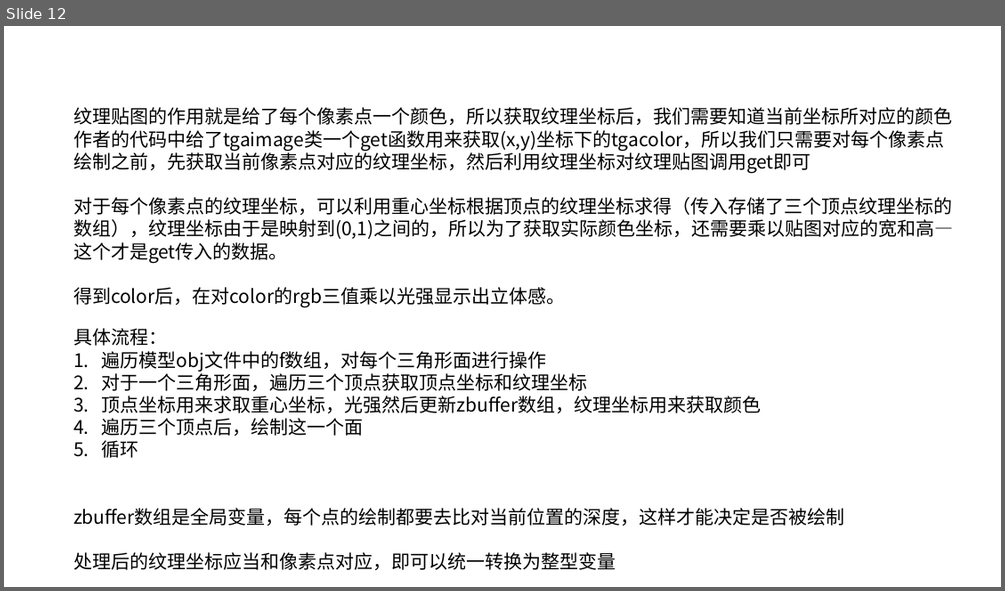
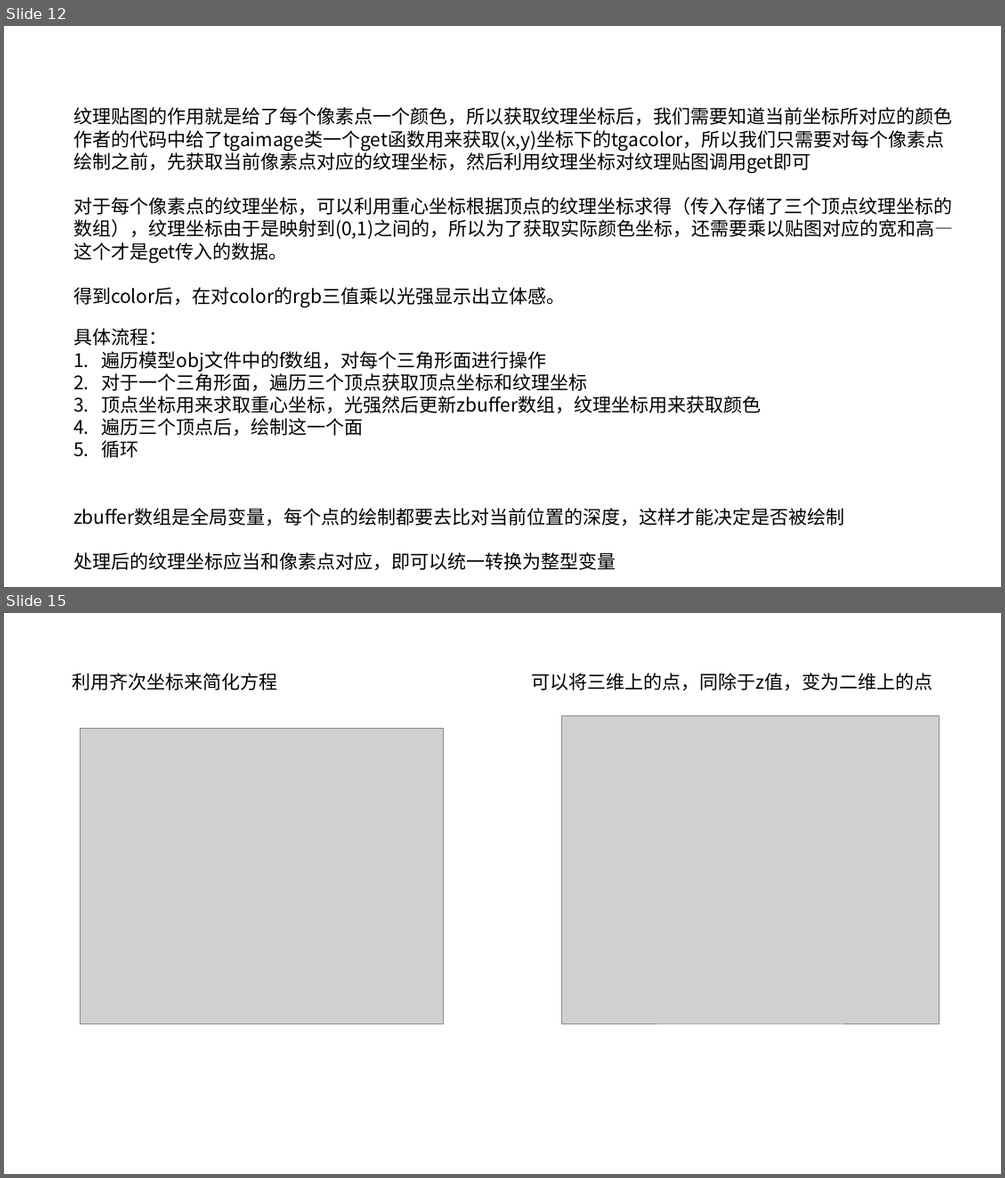
Before and after one commit to XTG111/Learn_tinyProject, a slide deck: render/TinyRenderer.pptx. Shown one above the other, each under a label of ours: slide 12 before the commit, slides 12 and 15 after it; the slides between them are not shown. The pictures are 1005x591 and 1005x1178 pixels, drawn with LibreOffice and Linux fonts; fonts in the diff are those of the drawing; grey boxes stand for pictures. Boxes give left, top, right and bottom in pixels: in the first picture for what was removed or moved away, otherwise in the second. Text is boxed around its words. In the diff, an @@ line names an element or a change of style, - is before the commit and + after.

Commit message:
透视投影变换
透视投影矩阵的获得，主要修改的就是x,y两个值在z=0平面上的位置。
近大远小

```diff
--- a/render/TinyRenderer.pptx
+++ b/render/TinyRenderer.pptx
@@ slide 15 added at (4,613,1001,1174), background #FFFFFF @@
@@ text added at (72,673,277,690), 18 pt, text #000000 @@
+利用齐次坐标来简化方程
@@ text added at (532,673,933,690), 18 pt, text #000000 @@
+可以将三维上的点，同除于z值，变为二维上的点
@@ picture added at (561,716,939,1023) @@
@@ picture added at (81,728,444,1023) @@
```
Also in this commit, not shown: 6 other slides added, 35 other files.
